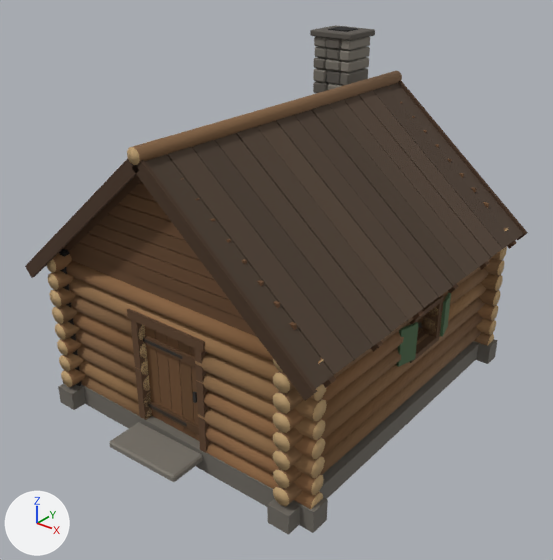
The glTF model reckoning/models/cabin.glb: old version first, new version second.
Before and after are seen from a camera (50 mm lens) standing at (7.91, -10.24, 8.09) and looking at (0.09, -0.48, 2.04). The lights are fixed; the arrows at lower left show +X, +Y and +Z. The first picture is the older version. Where no turn or scale is listed for an object, it has been applied to the vertices. Vertices at exactly the same position are counted once.

Objects in the first picture: 'cabin_door_wood', 'cabin_log', 'cabin_roof', 'cabin_stone', 'cabin_wood' and 3 more.
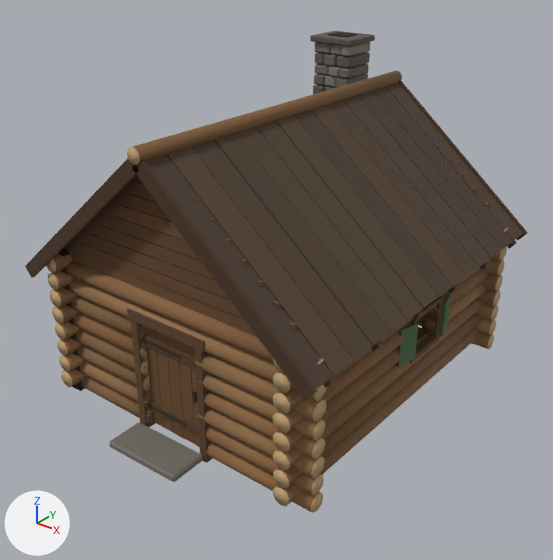
Changed parts and their boxes [x1, y1, x2, y2] in the pictures (553 x 560 px; the box of a moved part takes in the faces that stretch with it):
'cabin_stone', reshaped (mostly hidden): before [58, 25, 498, 535]; after [110, 31, 375, 482]
part 1 of me_cabin_stone, rebuilt: before [313, 81, 331, 93]; after [313, 84, 326, 94]
part 2 of me_cabin_stone, rebuilt (mostly hidden): before [328, 83, 343, 90]; after [324, 86, 337, 91]
part 3 of me_cabin_stone, rebuilt: before [313, 68, 328, 83]; after [314, 74, 328, 85]
part 4 of me_cabin_stone, rebuilt (19% shorter): before [327, 70, 343, 85]; after [325, 75, 340, 87]
part 5 of me_cabin_stone, rebuilt (7% wider, 16% shorter): before [340, 68, 368, 86]; after [339, 64, 369, 79]
part 6 of me_cabin_stone, rebuilt: before [314, 57, 328, 69]; after [315, 52, 327, 65]
part 7 of me_cabin_stone, rebuilt (11% narrower, 8% taller): before [325, 59, 342, 71]; after [324, 53, 339, 66]
part 8 of me_cabin_stone, rebuilt (17% wider): before [341, 57, 369, 73]; after [337, 52, 370, 68]
part 9 of me_cabin_stone, rebuilt (13% wider, 8% taller): before [315, 47, 329, 58]; after [315, 42, 331, 54]
part 10 of me_cabin_stone, rebuilt (6% narrower, 6% shorter): before [340, 46, 370, 61]; after [342, 42, 370, 56]
part 11 of me_cabin_stone, deleted: before [58, 25, 498, 535]
part 12 of me_cabin_stone, moved or reshaped: before [326, 38, 343, 60]; after [310, 31, 375, 87]

What the commit changed:
me_cabin_stone is used by ob_cabin_stone; location (0.0, 0.0, 0.0).
me_cabin_stone had 2512 vertices, 4668 faces and spanned x -2.95..2.95, y -3.92..3.79, z -0.25..5.87.
me_cabin_stone now has 2480 vertices, 4620 faces and spans x -2.0..0.76, y -3.92..3.79, z -0.03..5.76.
me_cabin_stone part 1: the loose piece of 24 vertices spanning x -1.64..-1.31, y 2.9..3.7, z 4.59..4.82 is rebuilt with 24 vertices and now spans x -1.64..-1.38, y 2.89..3.68, z 4.54..4.76.
me_cabin_stone part 2: the loose piece of 24 vertices spanning x -1.29..-0.94, y 2.93..3.71, z 4.59..4.82 is rebuilt with 24 vertices and now spans x -1.36..-0.97, y 2.92..3.68, z 4.54..4.76.
me_cabin_stone part 3: the loose piece of 24 vertices spanning x -1.64..-1.34, y 2.9..3.68, z 4.84..5.09 is rebuilt with 24 vertices and now spans x -1.64..-1.39, y 2.91..3.67, z 4.78..4.98.
me_cabin_stone part 4: the loose piece of 24 vertices spanning x -1.32..-0.98, y 2.93..3.7, z 4.84..5.09 is rebuilt with 24 vertices and now spans x -1.37..-1.09, y 2.92..3.67, z 4.78..4.98.
me_cabin_stone part 5: the loose piece of 24 vertices spanning x -0.96..-0.76, y 2.9..3.66, z 4.84..5.09 is rebuilt with 24 vertices and now spans x -1.0..-0.76, y 2.9..3.67, z 5.0..5.18.
me_cabin_stone part 6: the loose piece of 24 vertices spanning x -1.64..-1.37, y 2.89..3.68, z 5.11..5.31 is rebuilt with 24 vertices and now spans x -1.64..-1.4, y 2.93..3.71, z 5.2..5.41.
me_cabin_stone part 7: the loose piece of 24 vertices spanning x -1.35..-0.99, y 2.91..3.7, z 5.11..5.31 is rebuilt with 24 vertices and now spans x -1.38..-1.11, y 2.9..3.67, z 5.2..5.41.
me_cabin_stone part 8: the loose piece of 24 vertices spanning x -0.97..-0.76, y 2.91..3.68, z 5.11..5.31 is rebuilt with 24 vertices and now spans x -1.09..-0.76, y 2.93..3.69, z 5.2..5.41.
me_cabin_stone part 9: the loose piece of 24 vertices spanning x -1.64..-1.34, y 2.92..3.67, z 5.33..5.53 is rebuilt with 24 vertices and now spans x -1.64..-1.26, y 2.92..3.67, z 5.43..5.63.
me_cabin_stone part 10: the loose piece of 24 vertices spanning x -1.0..-0.77, y 2.9..3.69, z 5.33..5.53 is rebuilt with 24 vertices and now spans x -0.96..-0.76, y 2.9..3.7, z 5.43..5.63.
me_cabin_stone part 11: 14 loose pieces with 272 vertices, spanning x -2.95..2.95, y -3.45..3.78, z -0.25..5.87, are deleted.
me_cabin_stone part 12: 2 vertices moved within x -1.27..-1.17, y 2.86..3.68, z 0.73..4.29; 354 vertices removed from x -1.82..-0.58, y 2.83..3.79, z 0.5..5.74; 594 vertices added at x -1.82..-0.58, y 2.82..3.79, z 0.71..5.76.
Other edits to the shape of me_cabin_stone do not show in these pictures.
